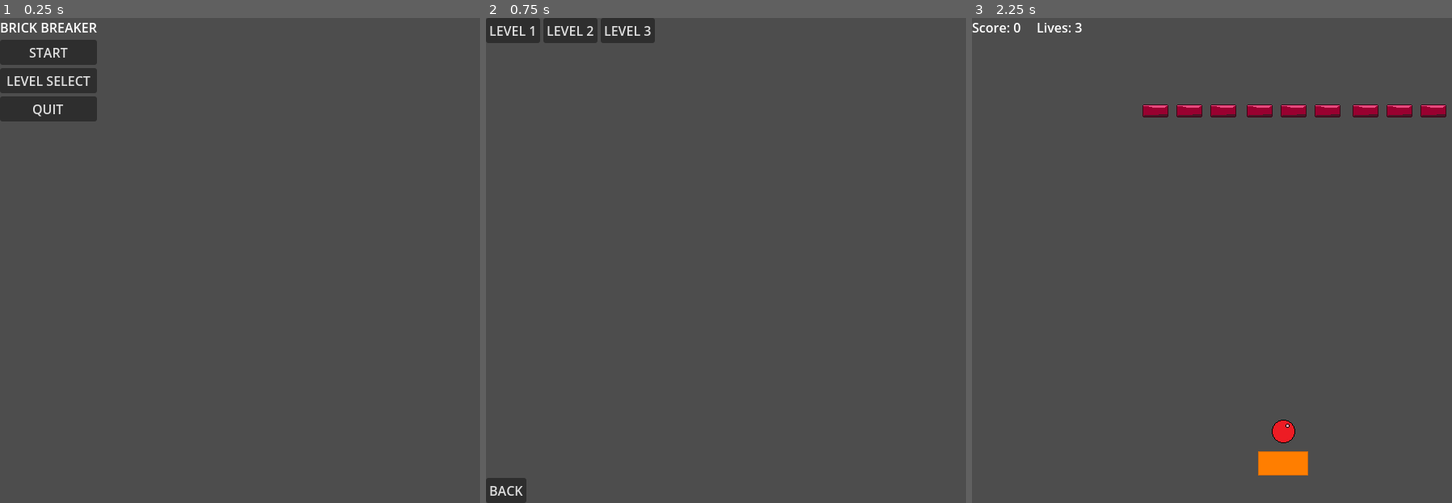
Above: before the commit, frames 1-3 (left to right).
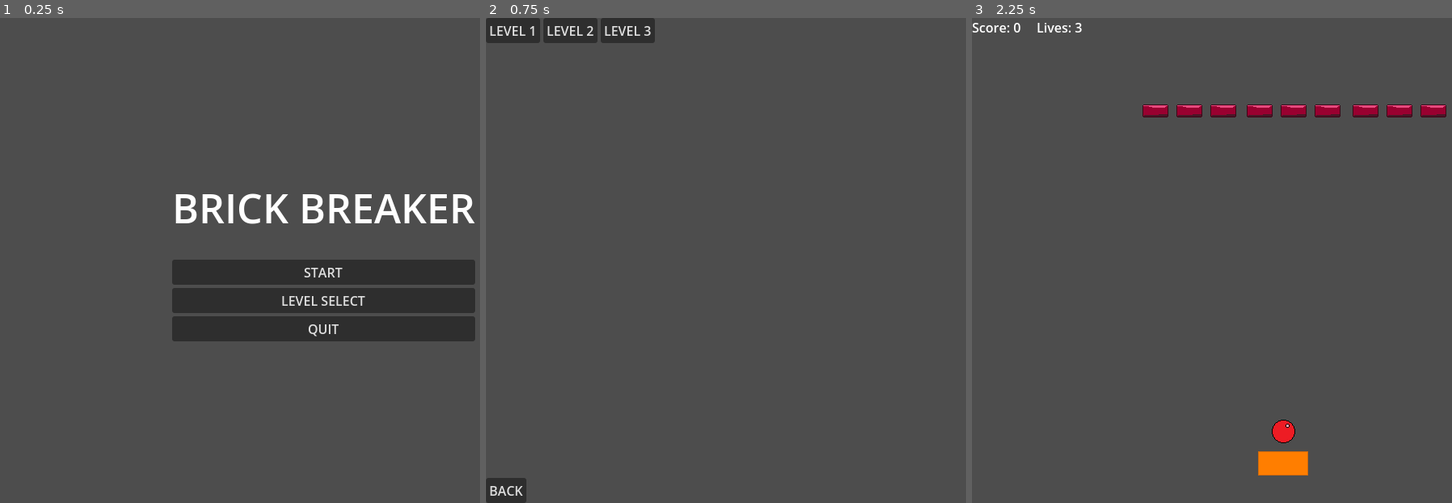
Above: after the commit, the same moments.

Repository: ccavalcanti11/godot_brick_breaker
Game: Godot game, scene res://scenes/MainMenu.tscn
Same seed, same stepped clock (60 frames per second), same inputs: the game is played once before the commit and once after it.
Inputs:
- Up to frame 1 (0.25 s): no input
- Up to frame 2 (0.75 s): click "LEVEL SELECT" at 0.5 s
- Up to frame 3 (2.25 s): click "BACK" at 1.25 s; click "START" at 2 s

The runs differ from the first frame. In frame 1, 15% of the frame differs, in the area x 0-99%, y 1-67%; in frame 2, nothing differs; in frame 3, nothing differs.

Commit message:
feat: improving main menu

Diff:
--- a/brickbreaker/scenes/MainMenu.tscn
+++ b/brickbreaker/scenes/MainMenu.tscn
@@ -1,6 +1,9 @@
-[gd_scene load_steps=2 format=3 uid="uid://dwoo5vrcqpgwm"]
+[gd_scene load_steps=3 format=3 uid="uid://dwoo5vrcqpgwm"]
 
 [ext_resource type="Script" uid="uid://bjym2oqir6u2p" path="res://scripts/main_menu.gd" id="1_yqorp"]
+
+[sub_resource type="LabelSettings" id="LabelSettings_yqorp"]
+font_size = 50
 
 [node name="MainMenu" type="Control"]
 layout_mode = 3
@@ -14,26 +17,40 @@
 script = ExtResource("1_yqorp")
 
 [node name="VBoxContainer" type="VBoxContainer" parent="."]
-layout_mode = 0
-offset_right = 40.0
-offset_bottom = 40.0
+layout_mode = 1
+anchors_preset = 13
+anchor_left = 0.5
+anchor_right = 0.5
+anchor_bottom = 1.0
+offset_left = -187.5
+offset_right = 187.5
+grow_horizontal = 2
+grow_vertical = 2
+theme_override_constants/separation = 30
+alignment = 1
 
 [node name="Label" type="Label" parent="VBoxContainer"]
 layout_mode = 2
+size_flags_vertical = 0
 text = "BRICK BREAKER"
+label_settings = SubResource("LabelSettings_yqorp")
 
-[node name="StartButton" type="Button" parent="VBoxContainer"]
+[node name="VBoxContainer" type="VBoxContainer" parent="VBoxContainer"]
+layout_mode = 2
+alignment = 1
+
+[node name="StartButton" type="Button" parent="VBoxContainer/VBoxContainer"]
 layout_mode = 2
 text = "START"
 
-[node name="LevelSelectButton" type="Button" parent="VBoxContainer"]
+[node name="LevelSelectButton" type="Button" parent="VBoxContainer/VBoxContainer"]
 layout_mode = 2
 text = "LEVEL SELECT"
 
-[node name="QuitButton" type="Button" parent="VBoxContainer"]
+[node name="QuitButton" type="Button" parent="VBoxContainer/VBoxContainer"]
 layout_mode = 2
 text = "QUIT"
 
-[connection signal="pressed" from="VBoxContainer/StartButton" to="." method="_on_start_button_pressed"]
-[connection signal="pressed" from="VBoxContainer/LevelSelectButton" to="." method="_on_level_select_button_pressed"]
-[connection signal="pressed" from="VBoxContainer/QuitButton" to="." method="_on_quit_button_pressed"]
+[connection signal="pressed" from="VBoxContainer/VBoxContainer/StartButton" to="." method="_on_start_button_pressed"]
+[connection signal="pressed" from="VBoxContainer/VBoxContainer/LevelSelectButton" to="." method="_on_level_select_button_pressed"]
+[connection signal="pressed" from="VBoxContainer/VBoxContainer/QuitButton" to="." method="_on_quit_button_pressed"]
